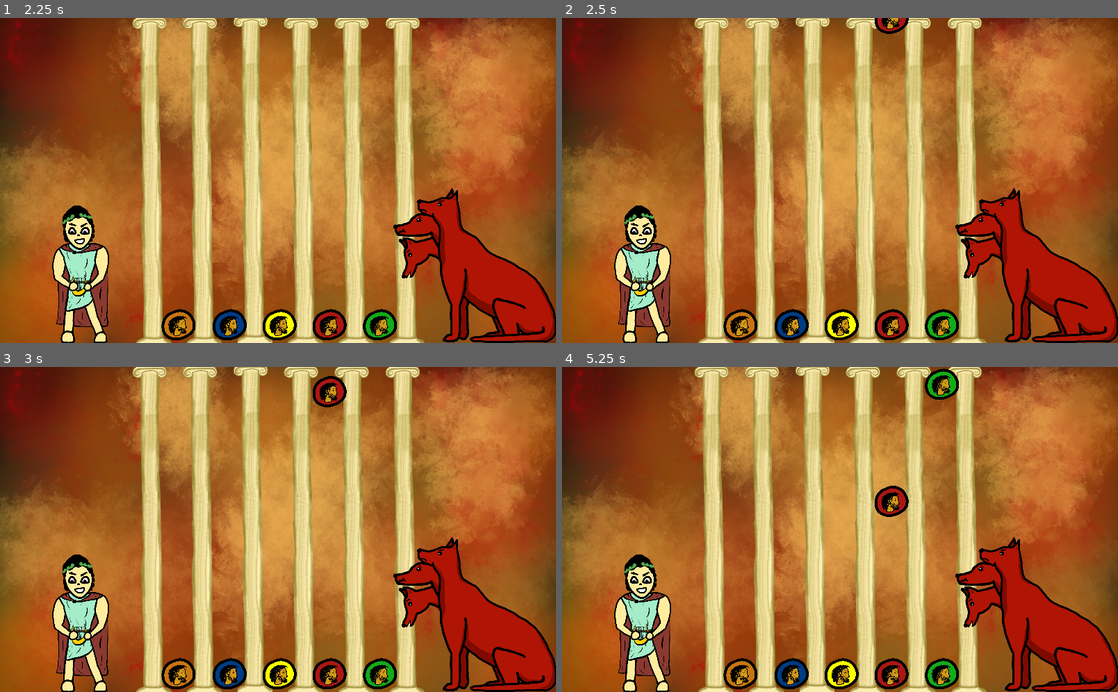
Above: before the commit, frames 1-4 (two rows, left to right).
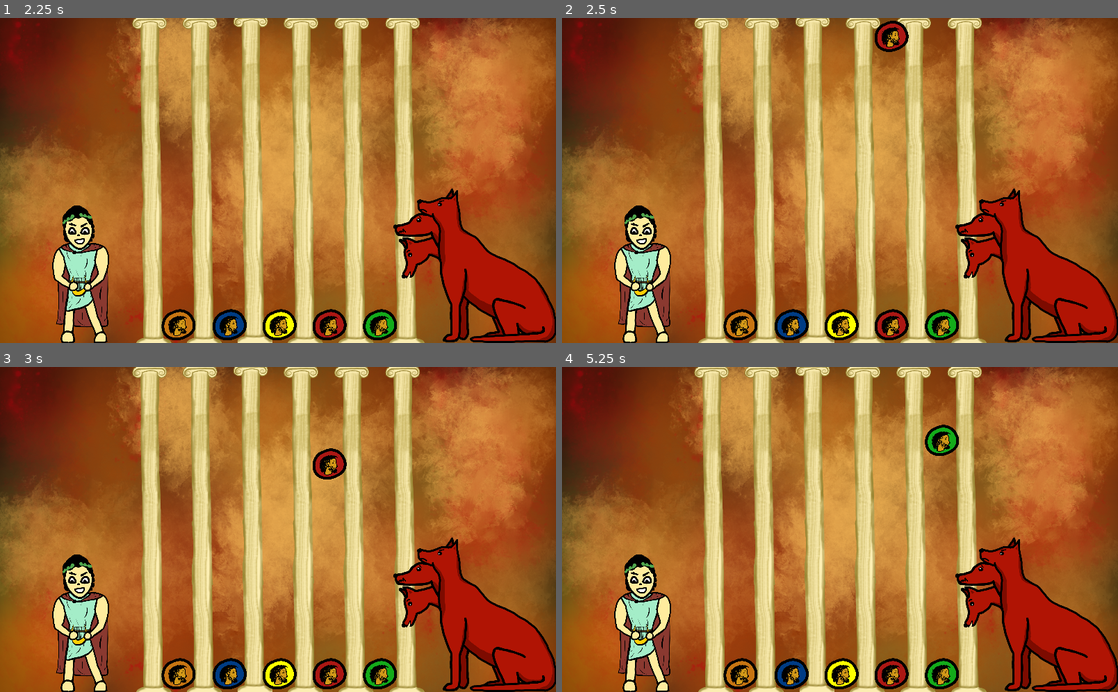
Above: after the commit, the same moments.

Repository: MarianPoirot/OrpheusHero
Game: Godot game, scene res://Scenes/UI/OpeningUI.tscn
Two runs of this game, one before a commit and one after it. Both use one fixed random seed, a clock stepped at 60 frames per second and the inputs below. Sound files missing from this copy of the repository are replaced by a short silence.
Inputs:
- Up to frame 1 (2.25 s): click "Commencer" at 0.5 s; tap Enter at 1.25 s; tap Space at 2 s
- Up to frame 2 (2.5 s): no input
- Up to frame 3 (3 s): no input
- Up to frame 4 (5.25 s): no input

Frame 1 is identical in both runs. In frame 2, 0.5% of the frame differs, in the area x 56-63%, y 0-11%; in frame 3, 0.9%; in frame 4, 1.4%, in the area x 56-72%, y 0-47%.

Commit message:
on peut appuyer

Diff:
--- a/Scripts/NoteScript.gd
+++ b/Scripts/NoteScript.gd
@@ -2,7 +2,7 @@
 
 #A modifier
 
-const TARGET_Y = 164
+const TARGET_Y = 565
 const SPAWN_Y = -16
 const DIST_TO_TARGET = TARGET_Y - SPAWN_Y
 
